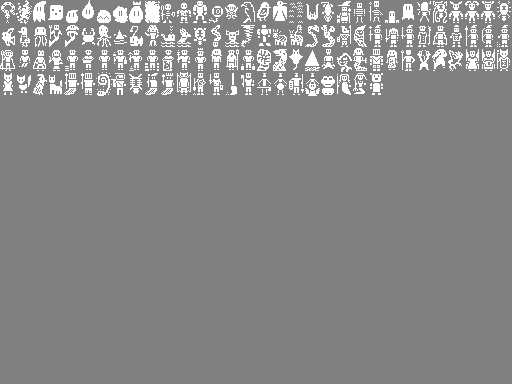
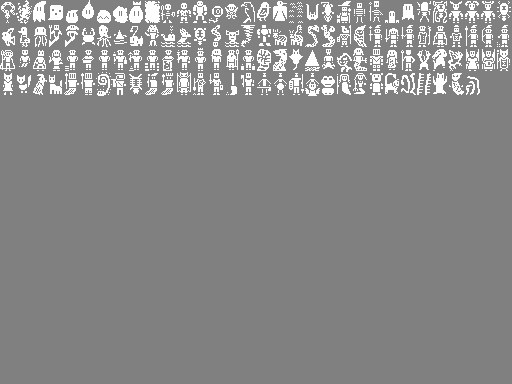
Layers edited between the first and the second 512x384 image:
painted on "Background" over box(385, 73, 480, 95)
